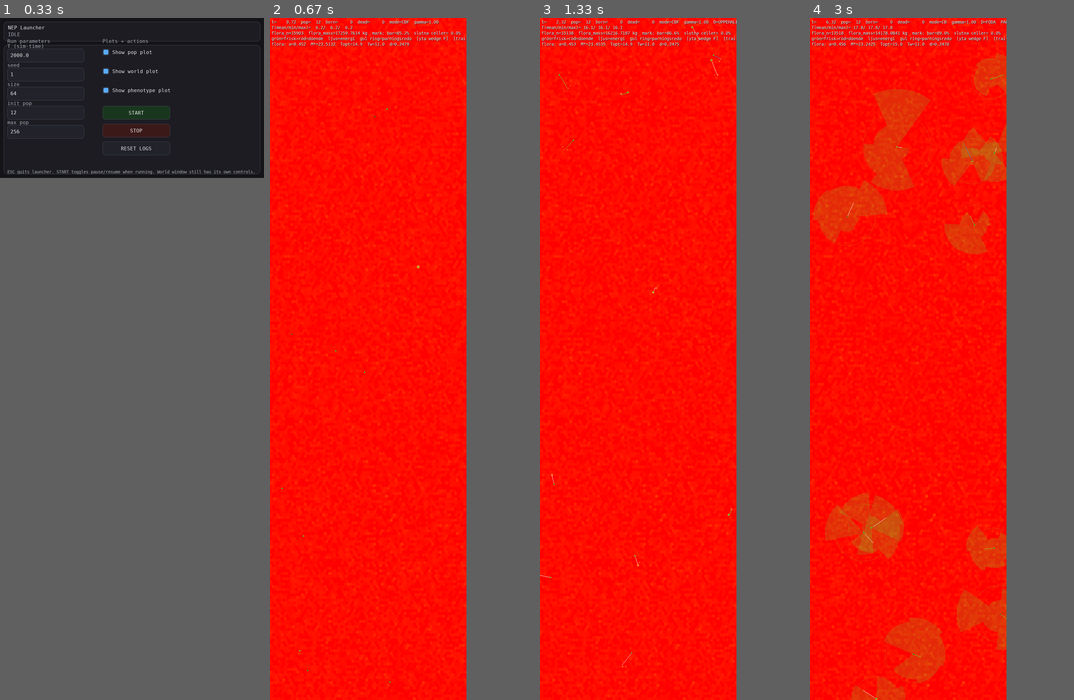
Above: before the commit, frames 1-4 (left to right).
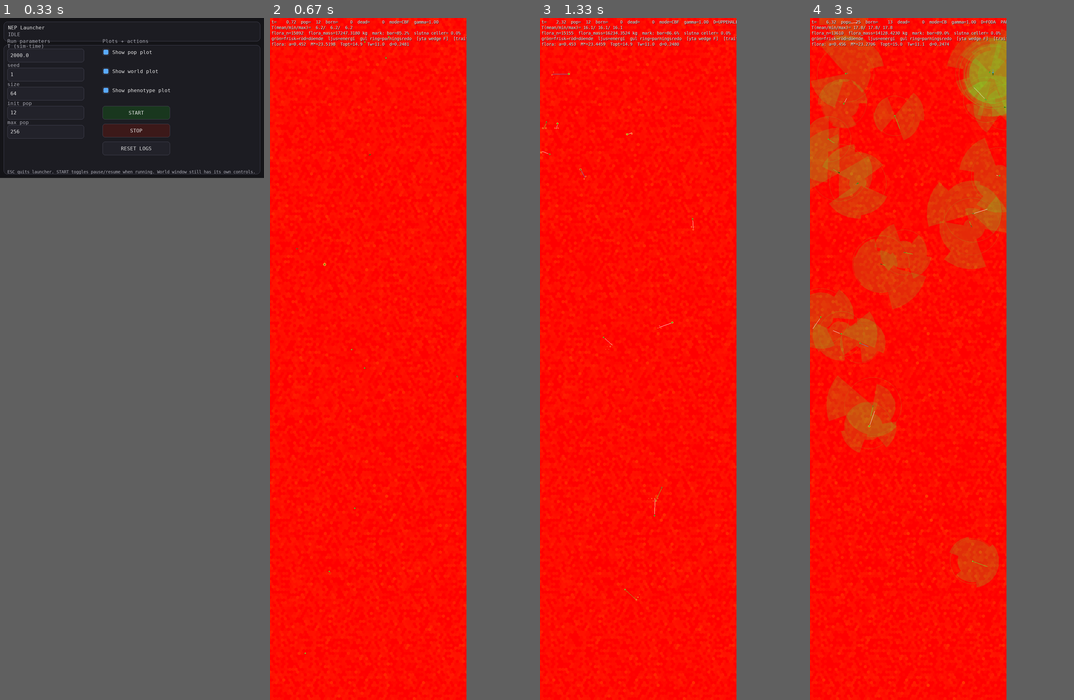
Above: after the commit, the same moments.

Repository: JoakimStorck/nep-process
Game: pygame game, started from nep_gui_launcher.py
Two runs of this game, one before a commit and one after it. Both use one fixed random seed, a clock stepped at 60 frames per second and the inputs below.
Inputs (mouse positions are in pixels of both pictures, inside the frame that each line leads up to):
- Up to frame 1 (0.33 s): no input
- Up to frame 2 (0.67 s): click "START" at 0.38 s
- Up to frame 3 (1.33 s): hold D 0.67-1.13 s; move the mouse to (685, 461) at 0.7 s; hold W from 1.17 s (still down); move the mouse to (706, 440) at 1.2 s; tap Space at 1.23 s
- Up to frame 4 (3 s): release W at 1.47 s; hold D 1.5-1.97 s; move the mouse to (926, 181) at 1.53 s; tap Space at 1.57, 1.87, 2.07, 2.37, 2.63, 2.93 s; hold A 2-2.53 s; move the mouse to (836, 372) at 2.03 s; tap 1 at 2.15 s; hold A 2.57-2.97 s; move the mouse to (870, 113) at 2.6 s

Frame 1 is identical in both runs. In frame 2, less than 0.1% of the frame differs, in the area x 4-72%, y 1-98%; in frame 3, 0.2%; in frame 4, 24%, in the area x 0-75%, y 0-100%.

Commit message:
0223: födosökets bansträcka skalar med kroppen
Rättelse 1 av 4 ur docs/revision-storleksskalningen.md.
forage_path_rate = 4 340 lu/månad var massfri — en fyrtiogramsunge vandrade
lika långt som en tvåkilos vuxen — och matade både betesytan och
rörelsearbetet. Nu L(M) = forage_path_rate · dt · (M_mager_våt/1,2 kg)^0,25,
efter dagsvandringens allometri hos växtätare (Garland 1983). Referensmassan
är den forage_path_rate kalibrerades vid, så banan är oförändrad vid 1,2 kg.
Båda läsarna går genom Agent._bansträcka så att de inte kan glida isär — det
var just vad de gjort sedan 0219, när marschfarten härleddes till M^0,2 medan
den större av modellens två sträckor lämnades som ett tal.

Betesyta per enhet underhåll går från M^-0,415 till M^-0,167: ett
fyrtiogramsdjurs försprång mot medianindividen faller från 4,9 till 1,9.

Utfall, f6-256 frö 1 till månad 36 (runs/p223), mot 0222:

                            0222        0223      (0219 baslinje)
  bestånd vid månad 36      5 935         492          ~50
  toppbestånd               5 935*        983
  kroppsmassa p90          0,042 kg    0,558 kg     0,786 kg
  bete                     4 260 kg/mån  833          243
  bete per kg djur          31,8         14,2         10,6
  ms/tick vid månad 36     1 950          244           70
                                    * steg fortfarande

Överskjutningen är i allt väsentligt borta: beståndet vänder vid 983 i
stället för att fortsätta uppåt, och vuxna finns igen — p90 för kroppsmassan
går från 0,042 till 0,558 kg, tillbaka till baslinjens skala.

Men storleksglidningen är kvar och går djupare: M_target bland födda faller
till 0,359 (0222: 0,529) och A_mature till 6,4 månader. Det är väntat — de
två tyngsta termerna är inte rättade än. Dräktigheten går fortfarande som M^1
i stället för M^0,25 och åldrandet är massfritt, så dvärgen lever lika länge
som den stora kroppen och förökar sig snabbare.

Förbehåll: liten6 ligger inom frönas spridning (2 204/1 323/1 431 djurmånader
mot 2 068/1 351/1 430) och utdöd i alla tre frön, men säger ingenting om
bärkraften eftersom scenariot fortfarande relaxerar från sin sådd. f6-256
kördes ett frö till 1 800 tick, inte tre till 2 400, eftersom jämförelsen mot
0222 måste göras vid samma tick — det avbrottet var 0222:s.

Invariantsviten godkänd i alla fyra körningar.

Co-Authored-By: Claude Opus 5 <noreply@anthropic.com>

Diff:
--- a/agent.py
+++ b/agent.py
@@ -697,6 +697,37 @@
     # konstanter prövas mot en verklig transportkostnad, och det är ett eget
     # arbete. Gjort i 0219; se raden om ticklängd, synvidd och fart i TODO.md.
     forage_path_rate: float = 4340.0
+
+    # **Bansträckan skalar med kroppen (0223).**
+    #
+    # Talet ovan var massfritt: en fyrtiogramsunge vandrade lika långt per
+    # månad som en tvåkilos vuxen. Det gjorde betesytan till `2·r·L + π·r²`
+    # med `r ∝ M^⅓` och `L ∝ M⁰`, alltså yta `∝ M^⅓` mot ett behov som växer
+    # som `M^¾`. Betesyta per enhet underhåll gick därmed som **M^−0,42**, och
+    # ett fyrtiogramsdjur fick 4,9 gånger mer bete per joule underhåll än
+    # medianindividen. Det var inte biologi utan en konstant kalibrerad vid en
+    # kroppsstorlek — se `docs/revision-storleksskalningen.md`.
+    #
+    # Motsägelsen var dessutom intern: 0219 härledde marschfarten till
+    # `M^0,2` med motiveringen att farten ska följa kroppen, men lämnade den
+    # **större** av modellens två sträckor — födosökets bana, 3,6 gånger den
+    # riktade färden — som ett tal.
+    #
+    # Dagsvandringen hos växtätare skalar som `M^0,25` (Garland 1983, *Am.
+    # Nat.* 121: 571 — "Scaling the ecological cost of transport"). Formen är
+    #
+    #     L(M) = forage_path_rate · dt · (M_mager_våt / M_ref)^0,25
+    #
+    # Referensmassan är den `forage_path_rate` en gång kalibrerades vid: den
+    # uppmätta medianmassan 1,2 kg, där den svepta ytan blir 7,0 cellareor.
+    # Vid den massan är banan alltså oförändrad, och allt annat följer kroppen.
+    # Betesytan går då som `M^0,58` och gradienten från M^−0,42 till M^−0,17.
+    #
+    # Storheten läses på två ställen — betesytan i `_svept_yta` och
+    # rörelsearbetet i `_integrate_motion` — och båda går genom
+    # `Agent._bansträcka` så att de inte kan glida isär.
+    forage_ref_mass_kg: float = 1.2
+    forage_mass_exp: float = 0.25
 
     wear_a0: float = 0.12
     wear_aE: float = 0.0
@@ -4478,7 +4509,7 @@
         cot = float(self.AP.cot_k) * (M_pre ** float(self.AP.cot_mass_exp))
         # Bansträckan: födosökets vandring plus den sträcka djuret faktiskt
         # gick, alltså efter delstegen (0219).
-        stracka_lu = float(self.AP.forage_path_rate) * dt + max(0.0, _gick)
+        stracka_lu = self._bansträcka(dt) + max(0.0, _gick)
         motstand = 1.0
         if w_fac > 0.0:
             motstand *= 1.0 + float(self.AP.water_drag_gain) * w_fac
@@ -4509,6 +4540,20 @@
         )
 
 
+    def _bansträcka(self, dt: float) -> float:
+        """
+        Födosökets bansträcka under steget, i längdenheter (0223).
+
+        Allometrisk: `forage_path_rate · dt · (M/M_ref)^0,25`, alltså
+        dagsvandringens skalning hos växtätare. Se `AgentParams.forage_mass_exp`
+        för härledningen. Enda ägaren av storheten — betesytan och
+        rörelsearbetet läser båda hit.
+        """
+        M = max(1e-9, self.body.M_lean_wet())
+        M_ref = max(1e-9, float(self.AP.forage_ref_mass_kg))
+        skala = (M / M_ref) ** float(self.AP.forage_mass_exp)
+        return max(0.0, float(self.AP.forage_path_rate) * float(dt) * skala)
+
     def _svept_yta(self, dt: float) -> float:
         """
         Ytan organismen betar av under ett tick, i cellareor.
@@ -4528,10 +4573,14 @@
         `graze_take_frac` verkar på. Framför allt: den **följer av
         `dt`**. Ett dygnstick ger en 1,6 gånger längre bana och därmed 1,6
         gånger ytan, utan att någon konstant behöver sättas om.
+
+        Sedan 0223 följer den också av **massan**: `r ∝ M^⅓` som förut, men
+        `L ∝ M^0,25` i stället för att vara massfri, så att ytan går som
+        `M^0,58` och inte `M^⅓`. Se `Agent._bansträcka`.
         """
         r = float(self.AP.graze_reach_k) * body_depth(
             self.body.M_lean_wet(), float(getattr(self.pheno, "structure", 0.25)))
-        L = max(0.0, float(self.AP.forage_path_rate) * float(dt))
+        L = self._bansträcka(dt)
         return 2.0 * r * L + math.pi * r * r
 
     def _perform_feeding(
Not shown, changed: TODO.md
